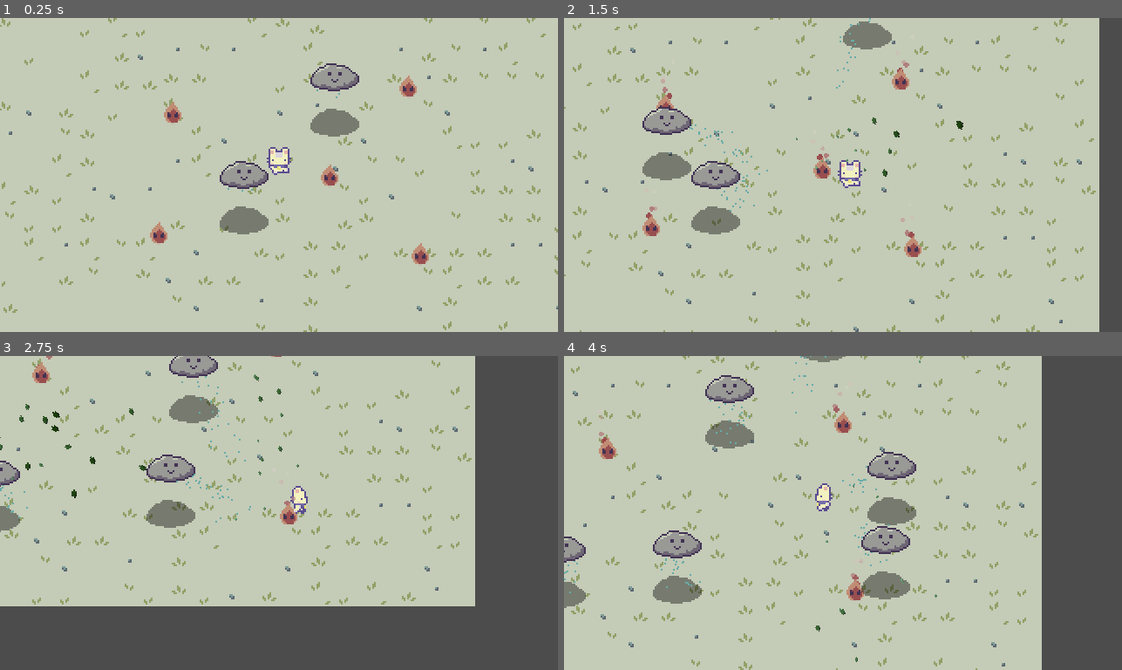
Above: before the commit, frames 1-4 (two rows, left to right).
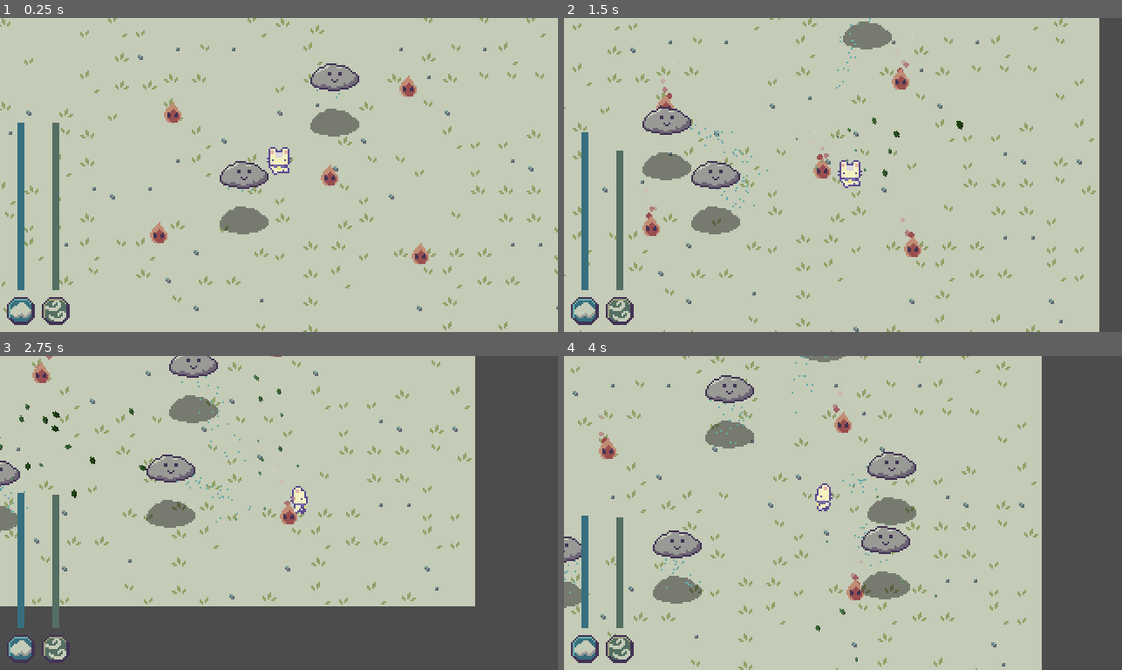
Above: after the commit, the same moments.

Repository: Boyquotes/cloud-keeper
Game: Godot game, scene res://Main.tscn
Same seed, same stepped clock (60 frames per second), same inputs: the game is played once before the commit and once after it.
Inputs (mouse positions are in pixels of both pictures, inside the frame that each line leads up to):
- Up to frame 1 (0.25 s): no input
- Up to frame 2 (1.5 s): move the mouse to (965, 159) at 0.52 s; hold D (move_right) 0.53-1.28 s; tap Space (spawn_cloud) at 0.6 s; click (965, 159) at 0.8 s; move the mouse to (731, 190) at 1.27 s; hold S (move_down) from 1.28 s (still down); click (731, 190) at 1.35 s
- Up to frame 3 (2.75 s): tap Space (spawn_cloud) at 1.55, 2.1 s; move the mouse to (334, 443) at 2.02 s; release S (move_down) at 2.03 s; hold D (move_right) from 2.03 s (still down); click (334, 443) at 2.3 s
- Up to frame 4 (4 s): move the mouse to (815, 575) at 2.77 s; release D (move_right) at 2.78 s; hold W (move_up) 2.78-3.53 s; click (815, 575) at 2.85 s; tap Space (spawn_cloud) at 3.05, 3.6 s; move the mouse to (1010, 560) at 3.52 s; hold A (move_left) from 3.53 s (still down); click (1010, 560) at 3.8 s

The runs differ from the first frame. In frame 1, 1.9% of the frame differs, in the area x 1-13%, y 33-98%; in frame 2, 1.7%; in frame 3, 1.8%; in frame 4, 1.4%.

Commit message:
Added StatManager and UI for cloud/wind energy

Diff:
--- /dev/null
+++ b/src/Main.gd
@@ -0,0 +1,16 @@
+extends Node
+
+
+# Declare member variables here. Examples:
+# var a: int = 2
+# var b: String = "text"
+
+
+# Called when the node enters the scene tree for the first time.
+func _ready() -> void:
+	pass # Replace with function body.
+
+
+# Called every frame. 'delta' is the elapsed time since the previous frame.
+#func _process(delta: float) -> void:
+#	pass
--- a/src/Main.tscn
+++ b/src/Main.tscn
@@ -1,7 +1,12 @@
-[gd_scene load_steps=2 format=2]
+[gd_scene load_steps=4 format=2]
 
 [ext_resource path="res://scenes/world/World.tscn" type="PackedScene" id=1]
+[ext_resource path="res://Main.gd" type="Script" id=2]
+[ext_resource path="res://ui/UI.tscn" type="PackedScene" id=3]
 
-[node name="Node2D" type="Node2D"]
+[node name="Main" type="Node"]
+script = ExtResource( 2 )
 
 [node name="World" parent="." instance=ExtResource( 1 )]
+
+[node name="UI" parent="." instance=ExtResource( 3 )]
--- a/src/global/EventBus.gd
+++ b/src/global/EventBus.gd
@@ -8,3 +8,6 @@
 
 signal cloud_spawned(cloud)
 signal wind_summoned(position, direction)
+
+signal cloud_energy_updated(energy, energy_max)
+signal wind_energy_updated(energy, energy_max)
--- /dev/null
+++ b/src/global/Stats.gd
@@ -0,0 +1,12 @@
+extends Resource
+class_name Stats
+
+var cloud_cost: float = 10.0
+var wind_cost: float = 10.0
+
+var cloud_energy: float = 100.0
+var wind_energy: float = 100.0
+var cloud_energy_max: float = 100.0
+var wind_energy_max: float = 100.0
+var cloud_recharge_rate: float = 5.0
+var wind_recharge_rate: float = 5.0
--- /dev/null
+++ b/src/global/StatsManager.gd
@@ -0,0 +1,34 @@
+extends Node
+
+var stats: Stats
+
+onready var wind_recharge_timer: Timer = $WindRechargeTimer
+onready var cloud_recharge_timer: Timer = $CloudRechargeTimer
+
+func _ready() -> void:
+	if stats == null:
+		stats = load("res://global/Stats.gd").new()
+
+func consume_wind_energy() -> bool:
+	if stats.wind_energy < stats.wind_cost:
+		return false
+	stats.wind_energy = clamp(stats.wind_energy - stats.wind_cost, 0, stats.wind_energy_max)
+	EventBus.emit_signal("wind_energy_updated", stats.wind_energy, stats.wind_energy_max)
+	return true
+
+func consume_cloud_energy() -> bool:
+	if stats.cloud_energy < stats.cloud_cost:
+		return false
+	stats.cloud_energy = clamp(stats.cloud_energy - stats.cloud_cost, 0, stats.cloud_energy_max)
+	EventBus.emit_signal("cloud_energy_updated", stats.cloud_energy, stats.cloud_energy_max)
+	return true
+
+func _on_WindRechargeTimer_timeout() -> void:
+	if stats.wind_energy < stats.wind_energy_max:
+		stats.wind_energy = clamp(stats.wind_energy + stats.cloud_recharge_rate * wind_recharge_timer.wait_time, 0, stats.wind_energy_max)
+		EventBus.emit_signal("wind_energy_updated", stats.wind_energy, stats.wind_energy_max)
+
+func _on_CloudRechargeTimer_timeout() -> void:
+	if stats.cloud_energy < stats.cloud_energy_max:
+		stats.cloud_energy = clamp(stats.cloud_energy + stats.cloud_recharge_rate * cloud_recharge_timer.wait_time, 0, stats.cloud_energy_max)
+		EventBus.emit_signal("cloud_energy_updated", stats.cloud_energy, stats.cloud_energy_max)
--- /dev/null
+++ b/src/global/StatsManager.tscn
@@ -0,0 +1,17 @@
+[gd_scene load_steps=2 format=2]
+
+[ext_resource path="res://global/StatsManager.gd" type="Script" id=1]
+
+[node name="StatsManager" type="Node"]
+script = ExtResource( 1 )
+
+[node name="WindRechargeTimer" type="Timer" parent="."]
+wait_time = 0.1
+autostart = true
+
+[node name="CloudRechargeTimer" type="Timer" parent="."]
+wait_time = 0.1
+autostart = true
+
+[connection signal="timeout" from="WindRechargeTimer" to="." method="_on_WindRechargeTimer_timeout"]
+[connection signal="timeout" from="CloudRechargeTimer" to="." method="_on_CloudRechargeTimer_timeout"]
--- a/src/project.godot
+++ b/src/project.godot
@@ -7,6 +7,16 @@
 ;   param=value ; assign values to parameters
 
 config_version=4
+
+_global_script_classes=[ {
+"base": "Resource",
+"class": "Stats",
+"language": "GDScript",
+"path": "res://global/Stats.gd"
+} ]
+_global_script_class_icons={
+"Stats": ""
+}
 
 [application]
 
@@ -19,6 +29,7 @@
 Constants="*res://global/Constants.gd"
 EventBus="*res://global/EventBus.gd"
 CloudManager="*res://global/CloudManager.gd"
+StatsManager="*res://global/StatsManager.tscn"
 
 [display]
 
--- a/src/scenes/player/Player.gd
+++ b/src/scenes/player/Player.gd
@@ -20,10 +20,12 @@
 	move_player(delta)
 	update_aim_direction()
 	if Input.is_action_just_pressed("spawn_cloud"):
-		CloudManager.spawn_cloud(global_position)
+		if StatsManager.consume_cloud_energy():
+			CloudManager.spawn_cloud(global_position)
 	if Input.is_action_just_pressed("wind"):
-		wind_area.summon_wind(global_position)
-		EventBus.emit_signal("wind_summoned", global_position, aim_direction)
+		if StatsManager.consume_wind_energy():
+			wind_area.summon_wind(global_position)
+			EventBus.emit_signal("wind_summoned", global_position, aim_direction)
 
 func update_aim_direction():
 	aim_direction = global_position.direction_to(get_global_mouse_position())
--- /dev/null
+++ b/src/ui/HUD.gd
@@ -0,0 +1,16 @@
+extends MarginContainer
+
+onready var cloud_bar: TextureProgress = $"%CloudBar"
+onready var wind_bar: TextureProgress = $"%WindBar"
+
+func _ready() -> void:
+	EventBus.connect("cloud_energy_updated", self, "_on_cloud_energy_updated")
+	EventBus.connect("wind_energy_updated", self, "_on_wind_energy_updated")
+
+func _on_cloud_energy_updated(energy, energy_max):
+	cloud_bar.max_value = energy_max
+	cloud_bar.value = energy
+
+func _on_wind_energy_updated(energy, energy_max):
+	wind_bar.max_value = energy_max
+	wind_bar.value = energy
--- /dev/null
+++ b/src/ui/HUD.tscn
@@ -0,0 +1,105 @@
+[gd_scene load_steps=7 format=2]
+
+[ext_resource path="res://ui/icons.png" type="Texture" id=1]
+[ext_resource path="res://ui/progress_bar.png" type="Texture" id=2]
+[ext_resource path="res://ui/HUD.gd" type="Script" id=3]
+
+[sub_resource type="Theme" id=1]
+
+[sub_resource type="AtlasTexture" id=5]
+atlas = ExtResource( 1 )
+region = Rect2( 48, 0, 16, 16 )
+
+[sub_resource type="AtlasTexture" id=6]
+atlas = ExtResource( 1 )
+region = Rect2( 32, 0, 16, 16 )
+
+[node name="HUD" type="MarginContainer"]
+anchor_right = 1.0
+anchor_bottom = 1.0
+custom_constants/margin_right = 4
+custom_constants/margin_top = 4
+custom_constants/margin_left = 4
+custom_constants/margin_bottom = 4
+script = ExtResource( 3 )
+
+[node name="VBoxContainer" type="HBoxContainer" parent="."]
+margin_left = 4.0
+margin_top = 4.0
+margin_right = 316.0
+margin_bottom = 176.0
+
+[node name="CloudMeter" type="VBoxContainer" parent="VBoxContainer"]
+margin_right = 16.0
+margin_bottom = 172.0
+alignment = 2
+
+[node name="CloudIcon" type="Control" parent="VBoxContainer/CloudMeter"]
+margin_top = 52.0
+margin_right = 16.0
+margin_bottom = 52.0
+size_flags_horizontal = 3
+
+[node name="CenterContainer" type="CenterContainer" parent="VBoxContainer/CloudMeter"]
+margin_top = 56.0
+margin_right = 16.0
+margin_bottom = 152.0
+
+[node name="CloudBar" type="TextureProgress" parent="VBoxContainer/CloudMeter/CenterContainer"]
+unique_name_in_owner = true
+margin_left = 6.0
+margin_right = 10.0
+margin_bottom = 96.0
+rect_min_size = Vector2( 4, 96 )
+theme = SubResource( 1 )
+step = 0.01
+value = 100.0
+texture_progress = ExtResource( 2 )
+fill_mode = 3
+tint_progress = Color( 0.219608, 0.439216, 0.501961, 1 )
+nine_patch_stretch = true
+
+[node name="CloudIcon2" type="TextureRect" parent="VBoxContainer/CloudMeter"]
+margin_top = 156.0
+margin_right = 16.0
+margin_bottom = 172.0
+texture = SubResource( 5 )
+stretch_mode = 4
+
+[node name="WindMeter" type="VBoxContainer" parent="VBoxContainer"]
+margin_left = 20.0
+margin_right = 36.0
+margin_bottom = 172.0
+alignment = 2
+
+[node name="WindIcon" type="Control" parent="VBoxContainer/WindMeter"]
+margin_top = 52.0
+margin_right = 16.0
+margin_bottom = 52.0
+size_flags_horizontal = 3
+
+[node name="CenterContainer" type="CenterContainer" parent="VBoxContainer/WindMeter"]
+margin_top = 56.0
+margin_right = 16.0
+margin_bottom = 152.0
+
+[node name="WindBar" type="TextureProgress" parent="VBoxContainer/WindMeter/CenterContainer"]
+unique_name_in_owner = true
+margin_left = 6.0
+margin_right = 10.0
+margin_bottom = 96.0
+rect_min_size = Vector2( 4, 96 )
+theme = SubResource( 1 )
+step = 0.01
+value = 100.0
+texture_progress = ExtResource( 2 )
+fill_mode = 3
+tint_progress = Color( 0.333333, 0.439216, 0.392157, 1 )
+nine_patch_stretch = true
+
+[node name="WindIcon2" type="TextureRect" parent="VBoxContainer/WindMeter"]
+margin_top = 156.0
+margin_right = 16.0
+margin_bottom = 172.0
+texture = SubResource( 6 )
+stretch_mode = 4
--- /dev/null
+++ b/src/ui/UI.gd
@@ -0,0 +1 @@
+extends CanvasLayer
--- /dev/null
+++ b/src/ui/UI.tscn
@@ -0,0 +1,9 @@
+[gd_scene load_steps=3 format=2]
+
+[ext_resource path="res://ui/UI.gd" type="Script" id=1]
+[ext_resource path="res://ui/HUD.tscn" type="PackedScene" id=2]
+
+[node name="UI" type="CanvasLayer"]
+script = ExtResource( 1 )
+
+[node name="HUD" parent="." instance=ExtResource( 2 )]
Binary file added: src/ui/icons.png
Not shown, added: src/ui/icons.png.import
Binary file added: src/ui/progress_bar.png
Not shown, added: src/ui/progress_bar.png.import
